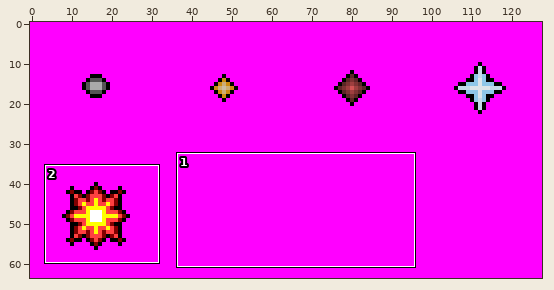
Two states of a sprite sheet, web/img/texBolts.png. Above: a wide view before the commit, with the close-up outlined.
Close-up. Before:
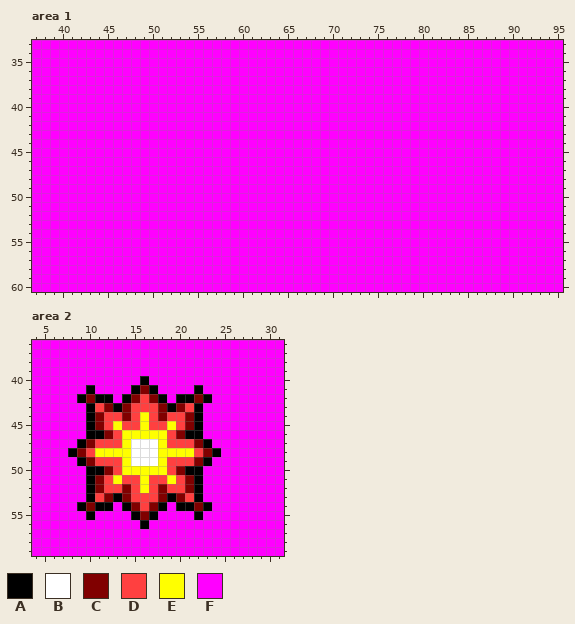
The file is 128x64 pixels. Shown: area 1: x 37..95, y 33..60; area 2: x 4..31, y 36..59.
Palette (. is transparent): A #000000  B #ffffff  C #800000  D #ff4040  E #ffff00  F #ff00ff
New version:
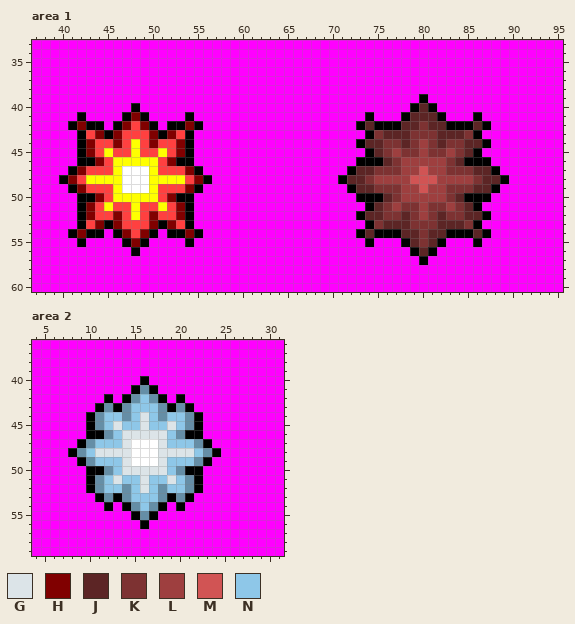
Colours new in this view: G #dce4e8  H #800000  J #5c2525  K #7d3232  L #9e3f3f  M #d15454  N #8ec7e8
Difference:
@@ palette @@
-C #800000
+C #658ea6
--- area 1
@@ x 37..95 @@
 38 FFFFFFFFFFFFFFFFFFFFFFFFFFFFFFFFFFFFFFFFFFFFFFFFFFFFFFFFFFF
-39 FFFFFFFFFFFFFFFFFFFFFFFFFFFFFFFFFFFFFFFFFFFFFFFFFFFFFFFFFFF
-40 FFFFFFFFFFFFFFFFFFFFFFFFFFFFFFFFFFFFFFFFFFFFFFFFFFFFFFFFFFF
-41 FFFFFFFFFFFFFFFFFFFFFFFFFFFFFFFFFFFFFFFFFFFFFFFFFFFFFFFFFFF
-42 FFFFFFFFFFFFFFFFFFFFFFFFFFFFFFFFFFFFFFFFFFFFFFFFFFFFFFFFFFF
-43 FFFFFFFFFFFFFFFFFFFFFFFFFFFFFFFFFFFFFFFFFFFFFFFFFFFFFFFFFFF
-44 FFFFFFFFFFFFFFFFFFFFFFFFFFFFFFFFFFFFFFFFFFFFFFFFFFFFFFFFFFF
-45 FFFFFFFFFFFFFFFFFFFFFFFFFFFFFFFFFFFFFFFFFFFFFFFFFFFFFFFFFFF
-46 FFFFFFFFFFFFFFFFFFFFFFFFFFFFFFFFFFFFFFFFFFFFFFFFFFFFFFFFFFF
-47 FFFFFFFFFFFFFFFFFFFFFFFFFFFFFFFFFFFFFFFFFFFFFFFFFFFFFFFFFFF
-48 FFFFFFFFFFFFFFFFFFFFFFFFFFFFFFFFFFFFFFFFFFFFFFFFFFFFFFFFFFF
-49 FFFFFFFFFFFFFFFFFFFFFFFFFFFFFFFFFFFFFFFFFFFFFFFFFFFFFFFFFFF
-50 FFFFFFFFFFFFFFFFFFFFFFFFFFFFFFFFFFFFFFFFFFFFFFFFFFFFFFFFFFF
-51 FFFFFFFFFFFFFFFFFFFFFFFFFFFFFFFFFFFFFFFFFFFFFFFFFFFFFFFFFFF
-52 FFFFFFFFFFFFFFFFFFFFFFFFFFFFFFFFFFFFFFFFFFFFFFFFFFFFFFFFFFF
-53 FFFFFFFFFFFFFFFFFFFFFFFFFFFFFFFFFFFFFFFFFFFFFFFFFFFFFFFFFFF
-54 FFFFFFFFFFFFFFFFFFFFFFFFFFFFFFFFFFFFFFFFFFFFFFFFFFFFFFFFFFF
-55 FFFFFFFFFFFFFFFFFFFFFFFFFFFFFFFFFFFFFFFFFFFFFFFFFFFFFFFFFFF
-56 FFFFFFFFFFFFFFFFFFFFFFFFFFFFFFFFFFFFFFFFFFFFFFFFFFFFFFFFFFF
-57 FFFFFFFFFFFFFFFFFFFFFFFFFFFFFFFFFFFFFFFFFFFFFFFFFFFFFFFFFFF
+39 FFFFFFFFFFFFFFFFFFFFFFFFFFFFFFFFFFFFFFFFFFFAFFFFFFFFFFFFFFF
+40 FFFFFFFFFFFAFFFFFFFFFFFFFFFFFFFFFFFFFFFFFFAJAFFFFFFFFFFFFFF
+41 FFFFFAFFFFAHAFFFFAFFFFFFFFFFFFFFFFFFFAFFFAJJJAFFFAFFFFFFFFF
+42 FFFFAHAAFAHDHAFAAHAFFFFFFFFFFFFFFFFFAJAAAJJKJJAAAJAFFFFFFFF
+43 FFFFFADHAHDDDHAHDAFFFFFFFFFFFFFFFFFFFAKJJJKKKJJJKAFFFFFFFFF
+44 FFFFFAHDDHDEDHDDHAFFFFFFFFFFFFFFFFFFAJJKKJKLKJKKJJAFFFFFFFF
+45 FFFFFAHDEDDEDDEDHAFFFFFFFFFFFFFFFFFFFAJKLKKLKKLKJAFFFFFFFFF
+46 FFFFFAAHDEEEEEDHAAFFFFFFFFFFFFFFFFFFAAAJKLLLLLKJAAAFFFFFFFF
+47 FFFFAHDDDEBBBEDDDHAFFFFFFFFFFFFFFFFAJJKKKLLMLLKKKJJAFFFFFFF
+48 FFFAHDEEEEBBBEEEEDHAFFFFFFFFFFFFFFAJJKLLLLMMMLLLLKJJAFFFFFF
+49 FFFFAHDDDEBBBEDDDHAFFFFFFFFFFFFFFFFAJJKKKLLMLLKKKJJAFFFFFFF
+50 FFFFFAAHDEEEEEDHAAFFFFFFFFFFFFFFFFFFAAAJKLLLLLKJAAAFFFFFFFF
+51 FFFFFAHDEDDEDDEDHAFFFFFFFFFFFFFFFFFFFAJKLKKLKKLKJAFFFFFFFFF
+52 FFFFFAHDDHDEDHDDHAFFFFFFFFFFFFFFFFFFAJJKKJKLKJKKJJAFFFFFFFF
+53 FFFFFADHAHDDDHAHDAFFFFFFFFFFFFFFFFFFFAKJJJKKKJJJKAFFFFFFFFF
+54 FFFFAHAAFAHDHAFAAHAFFFFFFFFFFFFFFFFFAJAAAJJKJJAAAJAFFFFFFFF
+55 FFFFFAFFFFAHAFFFFAFFFFFFFFFFFFFFFFFFFAFFFAJKJAFFFAFFFFFFFFF
+56 FFFFFFFFFFFAFFFFFFFFFFFFFFFFFFFFFFFFFFFFFFAJAFFFFFFFFFFFFFF
+57 FFFFFFFFFFFFFFFFFFFFFFFFFFFFFFFFFFFFFFFFFFFAFFFFFFFFFFFFFFF
 58 FFFFFFFFFFFFFFFFFFFFFFFFFFFFFFFFFFFFFFFFFFFFFFFFFFFFFFFFFFF
--- area 2
@@ x 7..25 @@
 40 FFFFFFFFFAFFFFFFFFF
-41 FFFAFFFFACAFFFFAFFF
-42 FFACAAFACDCAFAACAFF
-43 FFFADCACDDDCACDAFFF
-44 FFFACDDCDEDCDDCAFFF
-45 FFFACDEDDEDDEDCAFFF
-46 FFFAACDEEEEEDCAAFFF
-47 FFACDDDEBBBEDDDCAFF
-48 FACDEEEEBBBEEEEDCAF
-49 FFACDDDEBBBEDDDCAFF
-50 FFFAACDEEEEEDCAAFFF
-51 FFFACDEDDEDDEDCAFFF
-52 FFFACDDCDEDCDDCAFFF
-53 FFFADCACDDDCACDAFFF
-54 FFACAAFACDCAFAACAFF
-55 FFFAFFFFACAFFFFAFFF
+41 FFFFFFFFACAFFFFFFFF
+42 FFFFFAFACNCAFAFFFFF
+43 FFFFACACNNNCACAFFFF
+44 FFFACNNCNGNCNNCAFFF
+45 FFFACNGNNGNNGNCAFFF
+46 FFFAACNGGGGGNCAAFFF
+47 FFACNNNGBBBGNNNCAFF
+48 FACNGGGGBBBGGGGNCAF
+49 FFACNNNGBBBGNNNCAFF
+50 FFFAACNGGGGGNCAAFFF
+51 FFFACNGNNGNNGNCAFFF
+52 FFFACNNCNGNCNNCAFFF
+53 FFFFACACNNNCACAFFFF
+54 FFFFFAFACNCAFAFFFFF
+55 FFFFFFFFACAFFFFFFFF
 56 FFFFFFFFFAFFFFFFFFF
